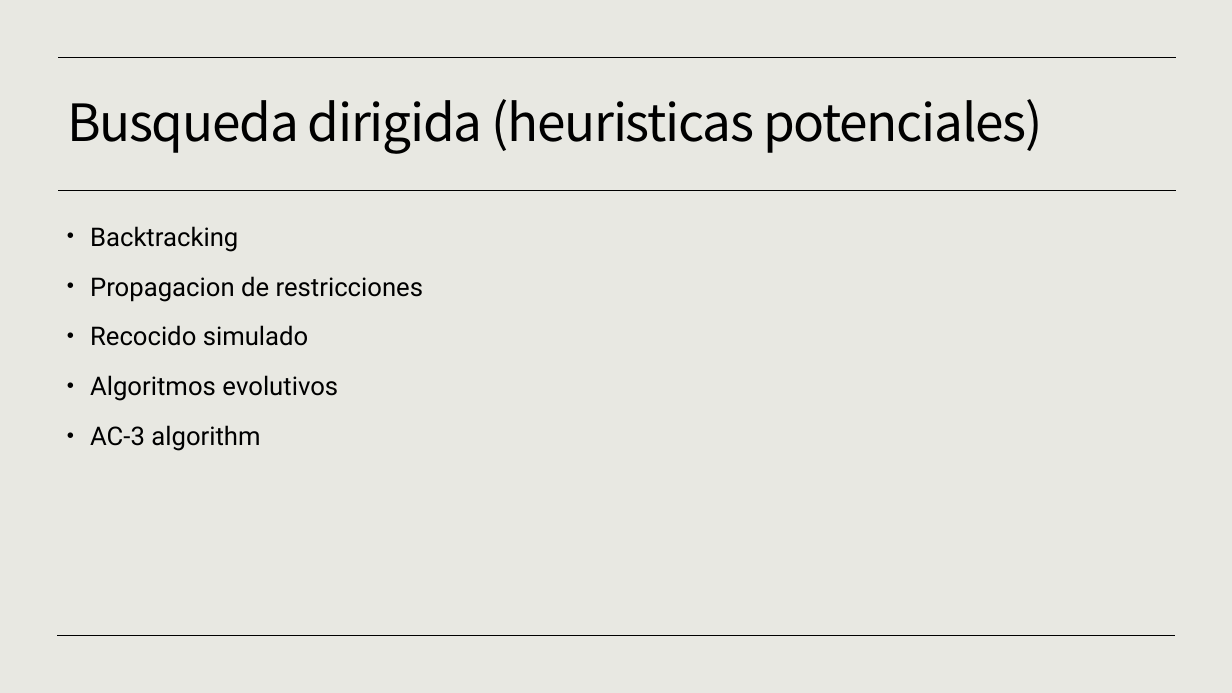
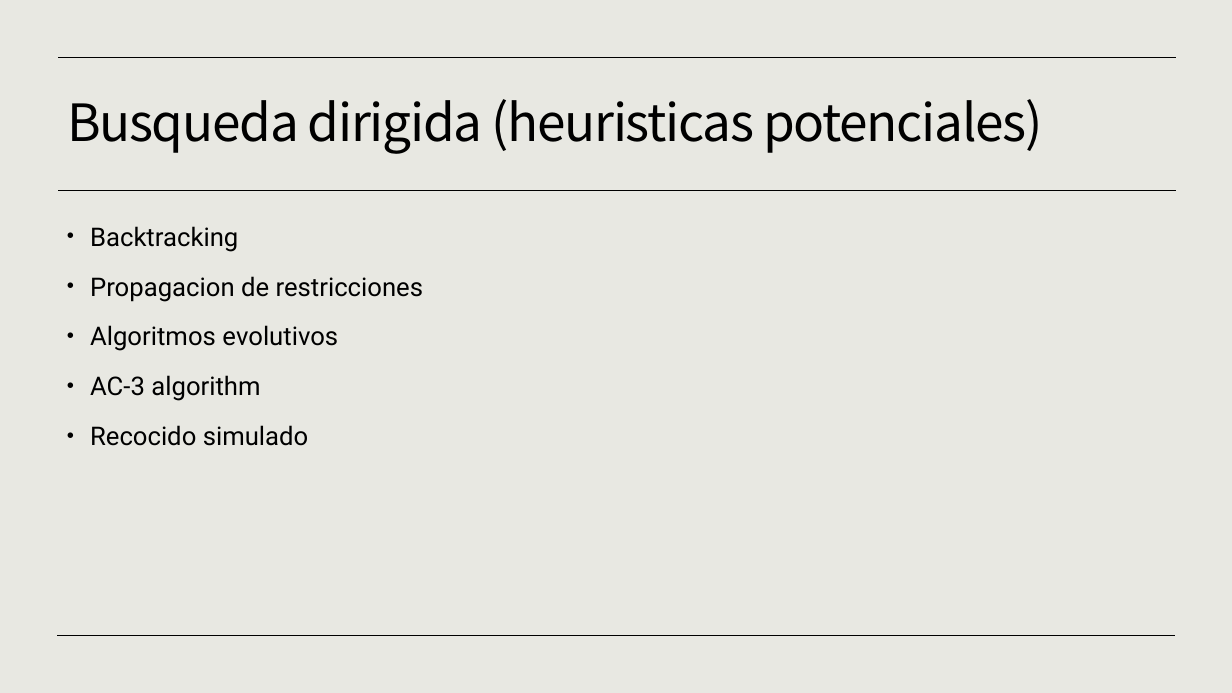
Before and after one commit to JavierCorralLizarraga/Artificial-intelligence, a slide deck: slide 7 of proyecto cripto-aritmetica/proyectocriptoaritmetica.pptx. Drawn at 1232x693 pixels with LibreOffice and Linux fonts; fonts in the diff are those of the drawing. Boxes give left, top, right and bottom in pixels: in the first picture for what was removed or moved away, otherwise in the second. Text is boxed around its words. In the diff, an @@ line names an element or a change of style, - is before the commit and + after.

```diff
--- a/proyecto cripto-aritmetica/proyectocriptoaritmetica.pptx
+++ b/proyecto cripto-aritmetica/proyectocriptoaritmetica.pptx
@@ text at [90,325,309,346]: paragraph removed @@
-• Recocido simulado
@@ text at [90,425,309,446]: paragraph added @@
+• Recocido simulado
```
Also in this commit, not shown: 2 other slides changed, 5 slides added, 3 slides removed, 9 other files.
